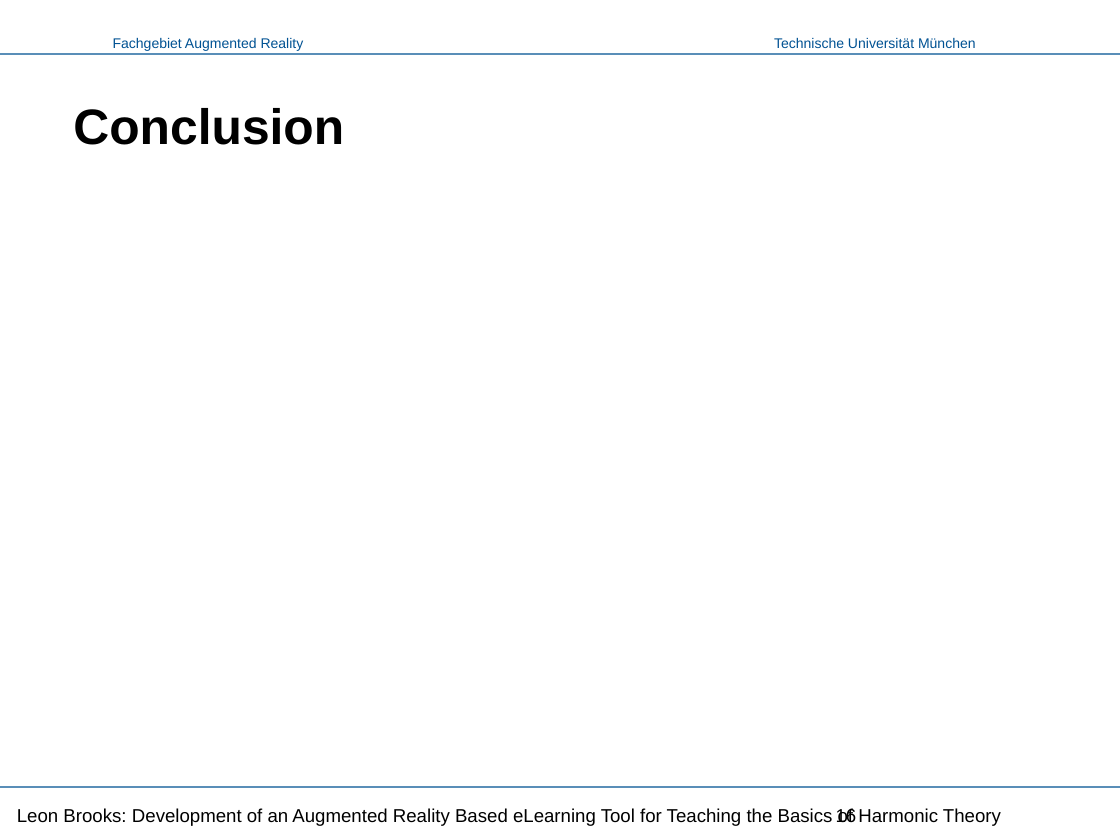
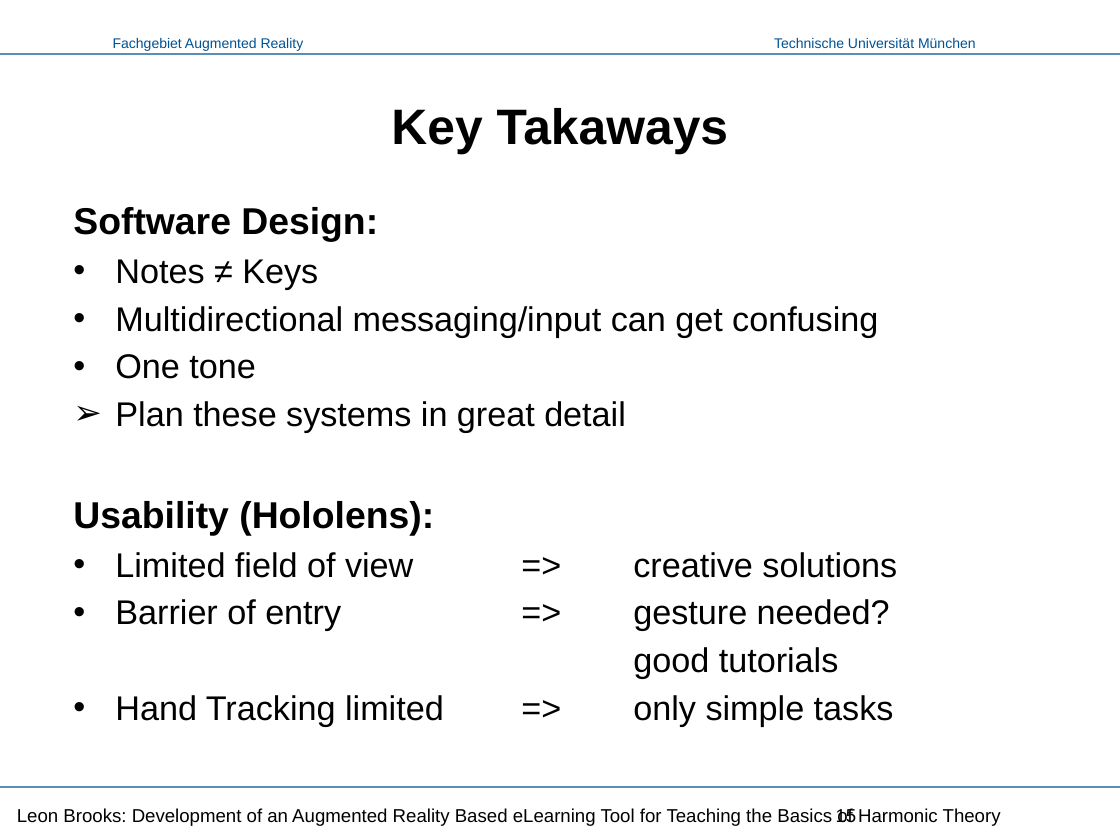
Before and after one commit to LeonBrooks/AR-Music-Theory-eLearing, a slide deck: slide 15 of Presentation/Music Vision - Presentation.pptx (slide 16 before the commit). Drawn at 1120x840 pixels with LibreOffice and Linux fonts; fonts in the diff are those of the drawing; background and template pictures are left out. Boxes give left, top, right and bottom in pixels: in the first picture for what was removed or moved away, otherwise in the second. Text is boxed around its words. In the diff, an @@ line names an element or a change of style, - is before the commit and + after.

Commit message:
- updated presentation

```diff
--- a/Presentation/Music Vision - Presentation.pptx
+++ b/Presentation/Music Vision - Presentation.pptx
@@ title at box(391, 108, 729, 155): text changed @@
-Conclusion
+Key Takaways
@@ text added at box(73, 207, 894, 727), 22 pt, text #000000 @@
+Software Design:
+• Notes ≠ Keys
+• Multidirectional messaging/input can get confusing
+• One tone
+➢ Plan these systems in great detail
+Usability (Hololens):
+• Limited field of view => creative solutions
+• Barrier of entry => gesture needed?
+good tutorials
+• Hand Tracking limited => only simple tasks
@@ page number at box(836, 808, 857, 823): text changed @@
-16
+15
```
Also in this commit, not shown: 1 other slide changed.
